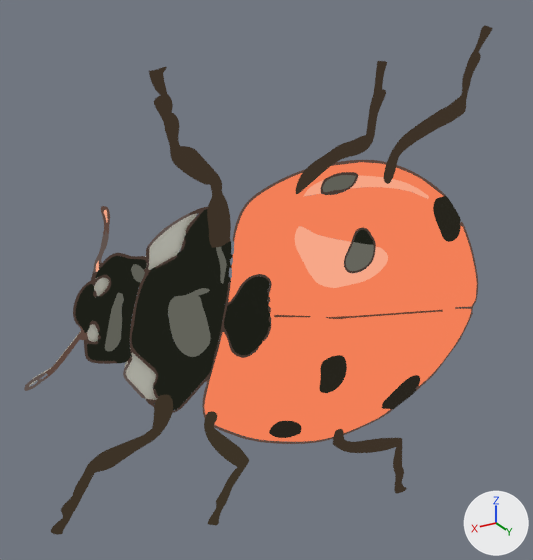
The glTF model public/models/ladybird.glb, before and after one commit.
Both versions are drawn from a 50 mm lens placed at (1.627, 1.462, 1.575), pointed at (0.726, -0.04, 0.824). The axes (+X, +Y, +Z) are drawn at lower right. The lights are the same throughout. The picture after the commit comes second. Where no turn or scale is listed for an object, it has been applied to the vertices. Vertices at exactly the same position are counted once.

The scene before the commit, as lines of its bpy script (objects in view):
```python
ob_ladybirdlegffour = bpy.data.objects.new('LadybirdLegfFour', me_curve_003)
ob_ladybirdlegffour.location = (0.0, 0.018, -0.015)
ob_ladybirdlegfive = bpy.data.objects.new('LadybirdLegFive', me_curve_004)
ob_ladybirdlegfive.location = (0.0, 0.018, -0.015)
ob_ladybirdlegone = bpy.data.objects.new('LadybirdLegOne', me_curve)
ob_ladybirdlegone.location = (0.0, 0.018, -0.015)
ob_ladybirdlegsix = bpy.data.objects.new('LadybirdLegSix', me_curve_005)
ob_ladybirdlegsix.location = (0.0, 0.018, -0.015)
ob_ladybirdlegthree = bpy.data.objects.new('LadybirdLegThree', me_curve_002)
ob_ladybirdlegthree.location = (0.0, 0.018, -0.015)
ob_ladybirdlegtwo = bpy.data.objects.new('LadybirdLegTwo', me_curve_001)
ob_ladybirdlegtwo.location = (0.0, 0.018, -0.015)
ob_n_030 = bpy.data.objects.new('n.030', me_curve_030)
ob_n_030.location = (0.0, 0.014, -0.015)
ob_plane = bpy.data.objects.new('Plane', me_plane_001)
ob_plane.location = (1.135, 0.007, 0.857)
# also in view: 'n.042' at (0.162, 0.014, 0.907); 'n.043' at (0.515, 0.014, 1.045); 'n.047' at (0.376, 0.014, 1.029); 'n.010' at (1.154, 0.014, 0.86); 'n.046' at (0.523, 0.014, 0.876)
```
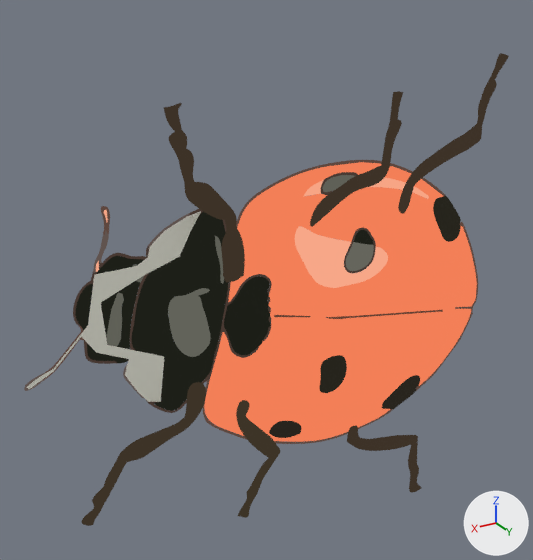
Boxes [x1, y1, x2, y2] around the edits, measured in the pictures (533 x 560 px):
'Plane', moved
    before: [29, 214, 197, 400]
    after: [27, 211, 201, 402]
'LadybirdLegSix', moved
    before: [149, 67, 231, 248]
    after: [164, 103, 245, 282]
'LadybirdLegOne', moved
    before: [51, 395, 173, 535]
    after: [82, 382, 206, 526]
'LadybirdLegThree', moved
    before: [296, 61, 387, 194]
    after: [310, 91, 403, 227]
'LadybirdLegFive', moved
    before: [204, 411, 249, 525]
    after: [236, 400, 280, 518]
'LadybirdLegfFour', deleted
    before: [383, 25, 492, 184]
'LadybirdLegTwo', moved
    before: [333, 429, 407, 494]
    after: [347, 425, 421, 493]
'LadybirdLegFour', added
    after: [398, 53, 509, 214]

Diff of the bpy script that builds the scene:
```diff
--- a/public/models/ladybird.glb.py
+++ b/public/models/ladybird.glb.py
@@ me_curve @@
-me_curve.from_pydata(...)  # 228 vertices, 226 faces; spans x 1.027..1.356, y 0.0, z 0.333..0.631
+me_curve.from_pydata(...)  # 228 vertices, 226 faces; spans x -0.026..0.303, y 0.0, z -0.282..0.017
+# me_curve part 1: the whole mesh is moved by (-1.053, 0.0, -0.614)
 me_curve.materials.append(mat_mat0__0b0805)
@@ me_curve_001 @@
-me_curve_001.from_pydata(...)  # 182 vertices, 180 faces; spans x 0.225..0.535, y 0.0, z 0.0..0.342
+me_curve_001.from_pydata(...)  # 182 vertices, 180 faces; spans x -0.29..0.02, y 0.0, z -0.338..0.004
+# me_curve_001 part 2: the whole mesh is moved by (-0.516, 0.0, -0.338)
 me_curve_001.materials.append(mat_mat1__0b0805)
@@ me_curve_002 @@
-me_curve_002.from_pydata(...)  # 192 vertices, 190 faces; spans x 0.416..0.679, y 0.0, z 1.075..1.372
+me_curve_002.from_pydata(...)  # 192 vertices, 190 faces; spans x -0.252..0.01, y 0.0, z -0.002..0.295
+# me_curve_002 part 3: the whole mesh is moved by (-0.668, 0.0, -1.077)
 me_curve_002.materials.append(mat_mat1__0b0805)
@@ me_curve_004 @@
-me_curve_004.from_pydata(...)  # 158 vertices, 156 faces; spans x 0.815..0.948, y 0.0, z 0.171..0.541
+me_curve_004.from_pydata(...)  # 158 vertices, 156 faces; spans x -0.11..0.023, y 0.0, z -0.358..0.012
+# me_curve_004 part 4: the whole mesh is moved by (-0.925, 0.0, -0.529)
 me_curve_004.materials.append(mat_mat2__0b0805)
@@ me_curve_005 @@
-me_curve_005.from_pydata(...)  # 288 vertices, 286 faces; spans x 0.858..1.038, y 0.0, z 0.981..1.395
+me_curve_005.from_pydata(...)  # 288 vertices, 286 faces; spans x -0.025..0.155, y 0.0, z -0.013..0.402
+# me_curve_005 part 5: the whole mesh is moved by (-0.883, 0.0, -0.993)
 me_curve_005.materials.append(mat_mat1__0b0805)
@@ ob_plane @@
 ob_plane = bpy.data.objects.new('Plane', me_plane_001)
-ob_plane.location = (1.135, 0.007, 0.857)
+ob_plane.location = (1.135, 0.017, 0.857)
@@ ob_ladybirdlegone @@
 ob_ladybirdlegone = bpy.data.objects.new('LadybirdLegOne', me_curve)
-ob_ladybirdlegone.location = (0.0, 0.018, -0.015)
+ob_ladybirdlegone.location = (0.994, 0.084, 0.649)
@@ ob_ladybirdlegtwo @@
 ob_ladybirdlegtwo = bpy.data.objects.new('LadybirdLegTwo', me_curve_001)
-ob_ladybirdlegtwo.location = (0.0, 0.018, -0.015)
+ob_ladybirdlegtwo.location = (0.516, 0.084, 0.373)
@@ ob_ladybirdlegthree @@
 ob_ladybirdlegthree = bpy.data.objects.new('LadybirdLegThree', me_curve_002)
-ob_ladybirdlegthree.location = (0.0, 0.018, -0.015)
+ob_ladybirdlegthree.location = (0.668, 0.084, 0.998)
@@ ob_ladybirdlegffour @@
-ob_ladybirdlegffour = bpy.data.objects.new('LadybirdLegfFour', me_curve_003)
@@ ob_ladybirdlegfive @@
 ob_ladybirdlegfive = bpy.data.objects.new('LadybirdLegFive', me_curve_004)
-ob_ladybirdlegfive.location = (0.0, 0.018, -0.015)
+ob_ladybirdlegfive.location = (0.867, 0.084, 0.564)
@@ ob_ladybirdlegsix @@
 ob_ladybirdlegsix = bpy.data.objects.new('LadybirdLegSix', me_curve_005)
-ob_ladybirdlegsix.location = (0.0, 0.018, -0.015)
+ob_ladybirdlegsix.location = (0.883, 0.084, 0.915)
@@ ob_ladybirdlegfour @@
+ob_ladybirdlegfour = bpy.data.objects.new('LadybirdLegFour', me_curve_003_1)  # 217 vertices, 215 faces; spans x -0.321..0.015, y 0.0, z -0.017..0.363; in mat_mat1__0b0805 (black #000000)
+ob_ladybirdlegfour.location = (0.392, 0.084, 0.998)
```
